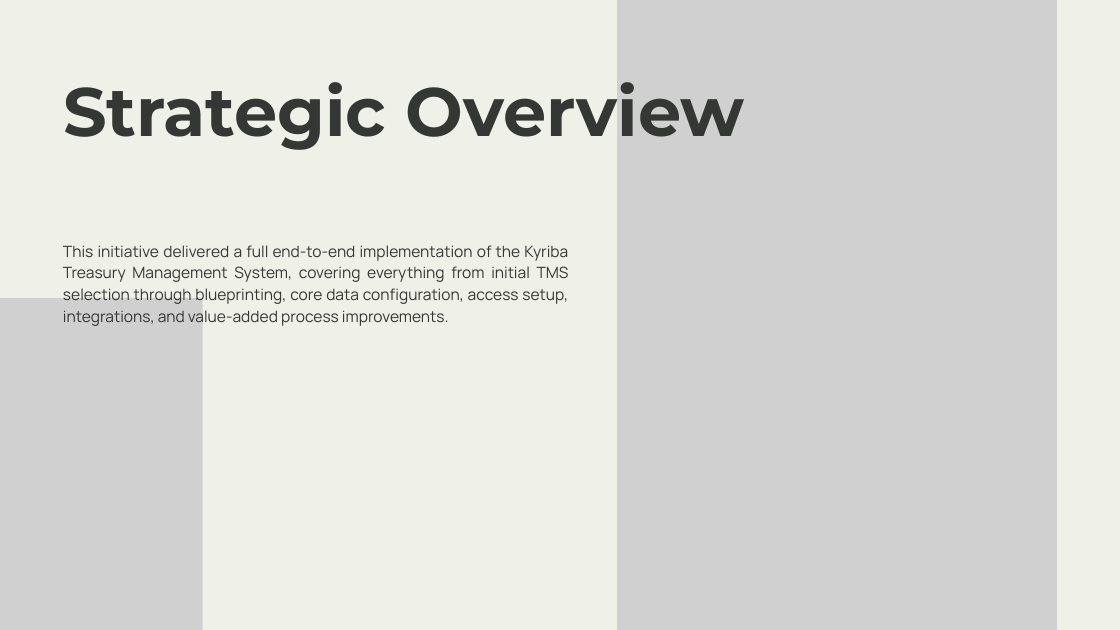
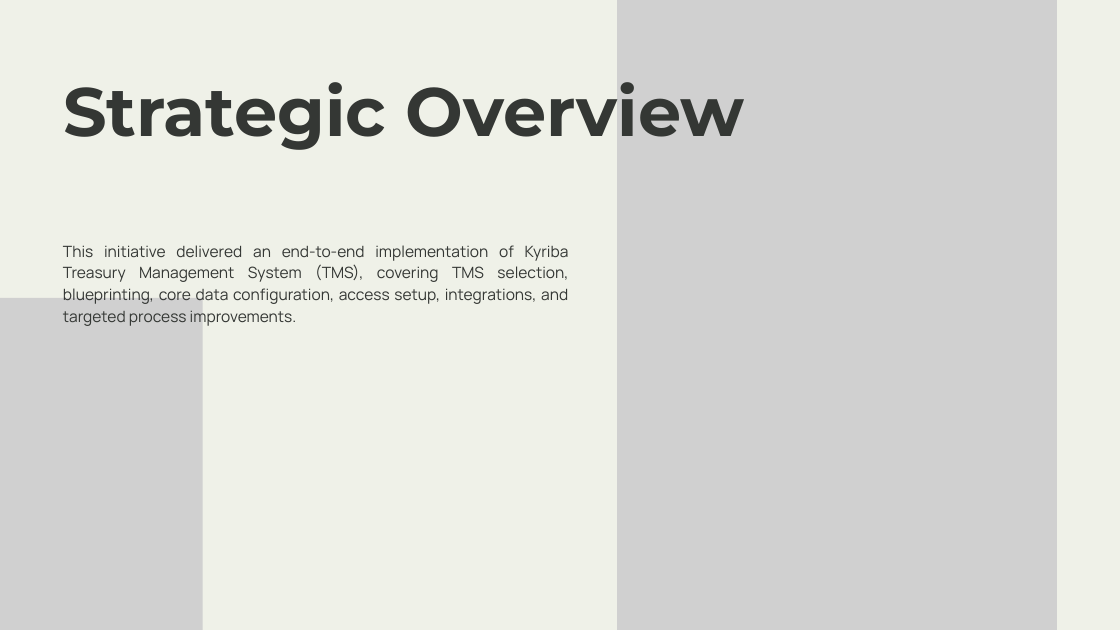
Before and after one commit to sgarciapuga/Work_Portfolio, a slide deck: slide 2 of kyriba-transformation/presentation/kyriba-transformation.pptx. Drawn at 1120x630 pixels with LibreOffice and Linux fonts; fonts in the diff are those of the drawing; grey boxes stand for pictures. Boxes give left, top, right and bottom in pixels: in the first picture for what was removed or moved away, otherwise in the second. Text is boxed around its words. In the diff, an @@ line names an element or a change of style, - is before the commit and + after.

```diff
--- a/kyriba-transformation/presentation/kyriba-transformation.pptx
+++ b/kyriba-transformation/presentation/kyriba-transformation.pptx
@@ text at [63, 245, 569, 326]: text changed @@
-This initiative delivered a full end‑to‑end implementation of the Kyriba Treasury Management System, covering everything from initial TMS selection through blueprinting, core data configuration, access setup, integrations, and value‑added process improvements.
+This initiative delivered an end-to-end implementation of Kyriba Treasury Management System (TMS), covering TMS selection, blueprinting, core data configuration, access setup, integrations, and targeted process improvements.
```
Also in this commit, not shown: 13 other slides changed, 6 other files.
